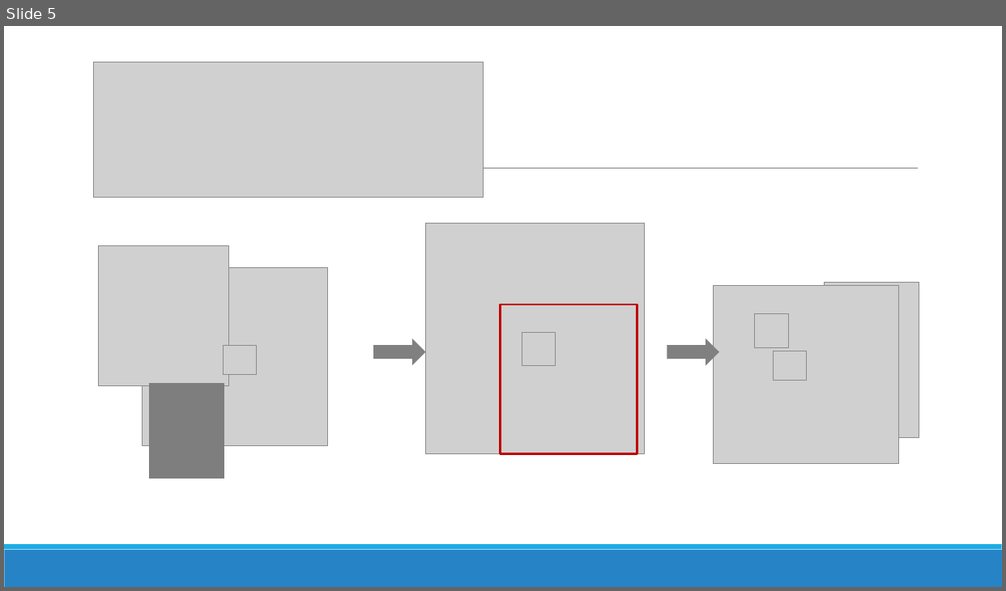
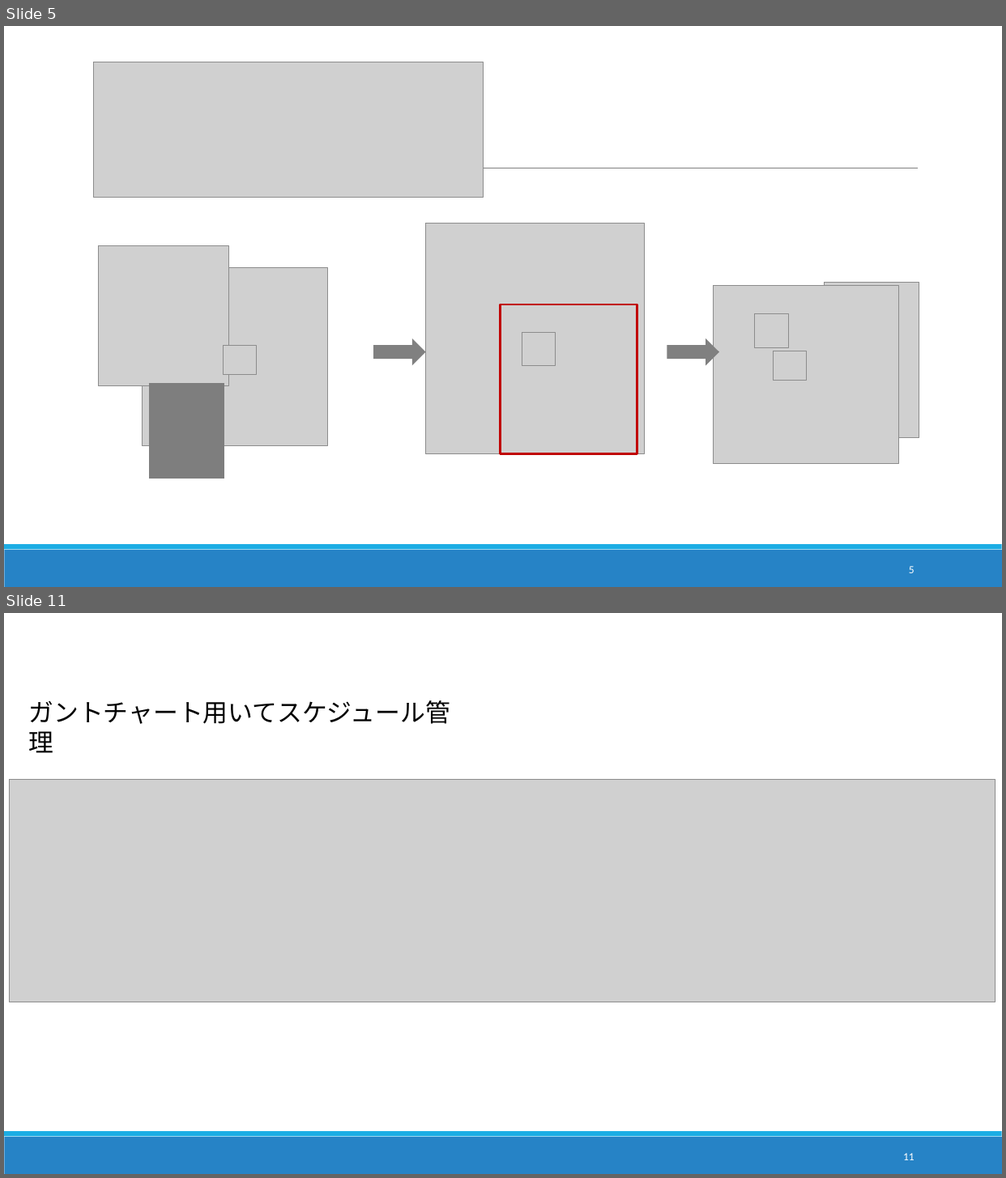
Before and after one commit to DJ956/YoloBarcodeReader, a slide deck: プレゼン/中間報告_danbara.pptx. Shown one above the other, each under a label of ours: slide 5 before the commit, slides 5 and 11 after it; the slides between them are not shown. The pictures are 1006x591 and 1006x1178 pixels, drawn with LibreOffice and Linux fonts; fonts in the diff are those of the drawing; grey boxes stand for pictures; background and template pictures are left out. Boxes give left, top, right and bottom in pixels: in the first picture for what was removed or moved away, otherwise in the second. Text is boxed around its words. In the diff, an @@ line names an element or a change of style, - is before the commit and + after.

```diff
--- a/プレゼン/中間報告_danbara.pptx
+++ b/プレゼン/中間報告_danbara.pptx
@@ slide 11 added at [4,613,1002,1174], background #FFFFFF; not listed: 2 template elements that a slide beside it also shows @@
@@ text added at [29,700,450,724], 24 pt, text #000000 @@
+ガントチャート用いてスケジュール管理
@@ picture added at [9,779,995,1003] @@
@@ page number added at [903,1153,914,1161], 10.5 pt, text #FFFFFF @@
+11
@@ slide 5 changed as well @@
@@ page number added at [909,566,914,574], 10.5 pt, text #FFFFFF @@
+5
```
Also in this commit, not shown: 7 other slides changed, 2 other slides added, 6 slides removed.
